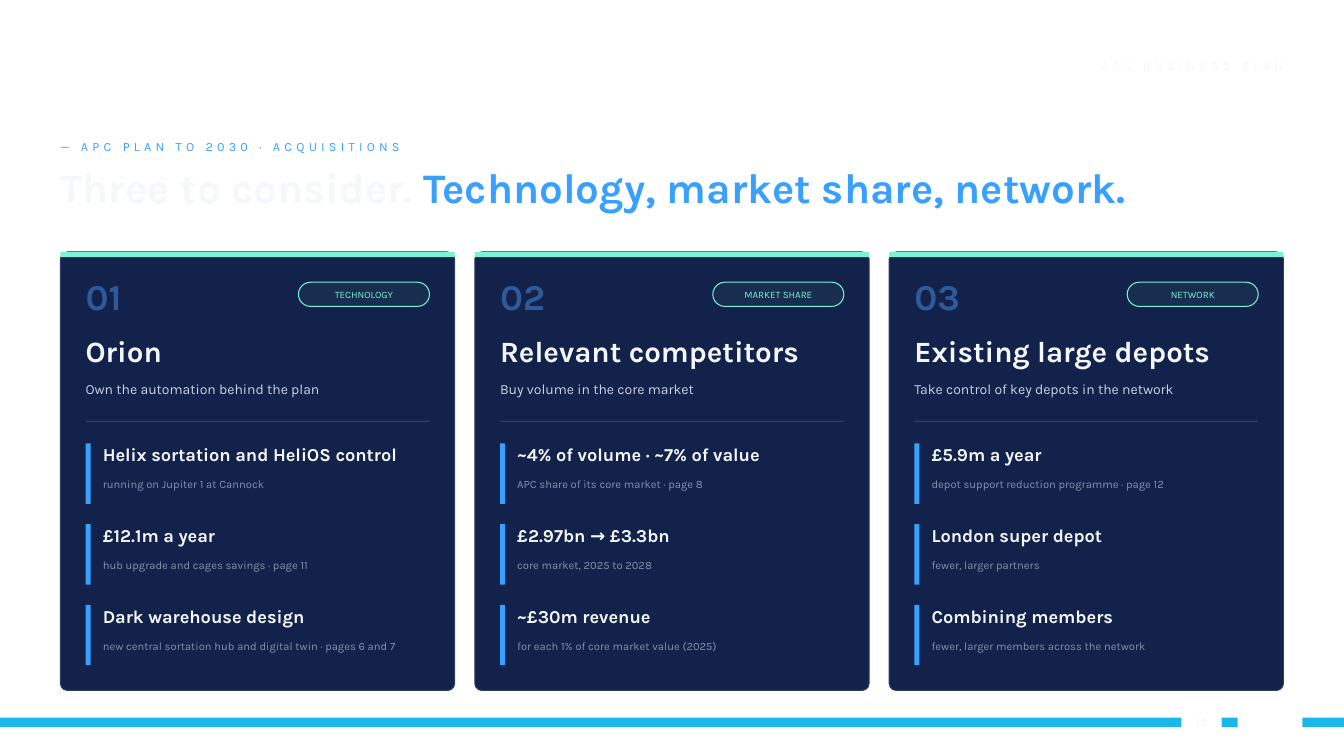
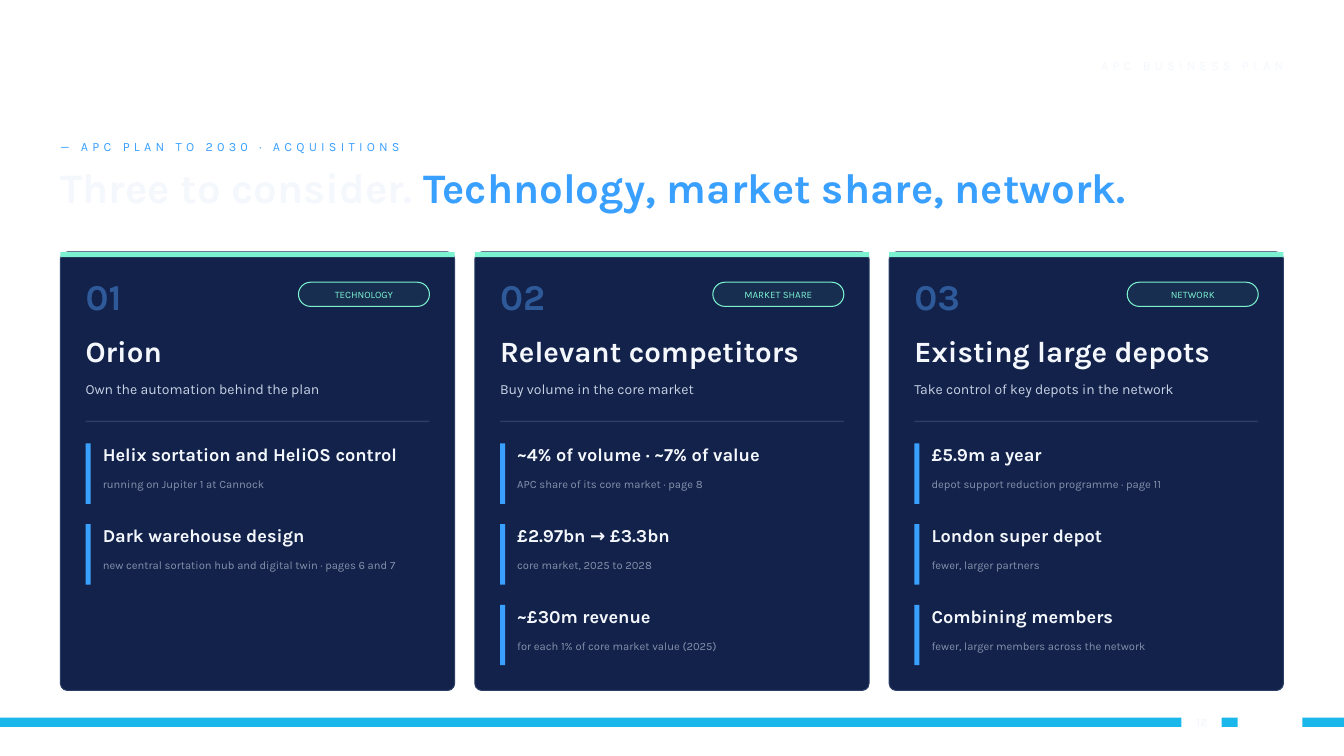
Before and after one commit to dannygrigg/orion-final-1605, a slide deck: slide 12 of share/apc-cannock-phase2-v4/presentation.pptx (slide 13 before the commit). Drawn at 1344x756 pixels with LibreOffice and Linux fonts; fonts in the diff are those of the drawing; background and template pictures are left out. Boxes give left, top, right and bottom in pixels: in the first picture for what was removed or moved away, otherwise in the second. Text is boxed around its words. In the diff, an @@ line names an element or a change of style, - is before the commit and + after.

```diff
--- a/share/apc-cannock-phase2-v4/presentation.pptx
+++ b/share/apc-cannock-phase2-v4/presentation.pptx
@@ text at <box>932,480,1161,491</box>: text changed @@
-depot support reduction programme · page 12
+depot support reduction programme · page 11
@@ text "Dark warehouse design": place and size @@
-text "Dark warehouse design" at <box>103,610,304,628</box>
+text "Dark warehouse design" at <box>103,529,304,547</box>
@@ text removed at <box>103,530,216,547</box> @@
-£12.1m a year
@@ text "new central sortation hub and ...": place and size @@
-text "new central sortation hub and ..." at <box>103,642,395,653</box>
+text "new central sortation hub and ..." at <box>103,561,395,572</box>
@@ text removed at <box>103,561,308,572</box> @@
-hub upgrade and cages savings · page 11
@@ rectangle removed at <box>86,605,91,665</box> @@
```
Also in this commit, not shown: 2 other slides changed, 1 slide removed, 2 other files.
